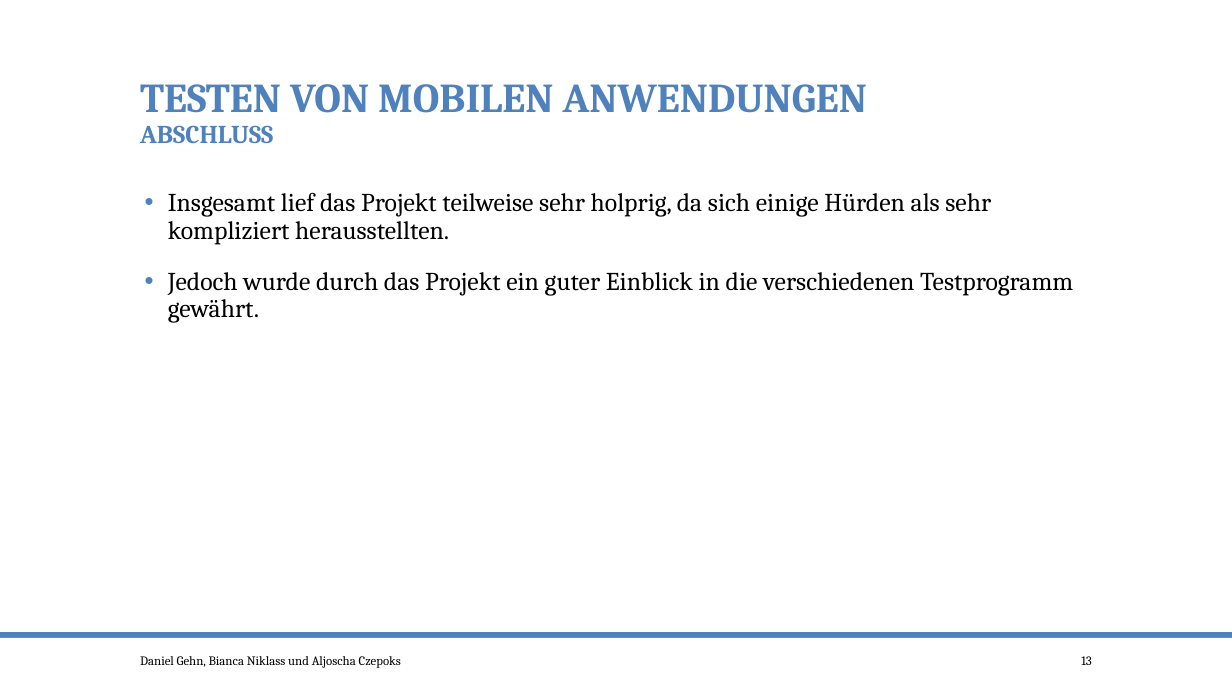
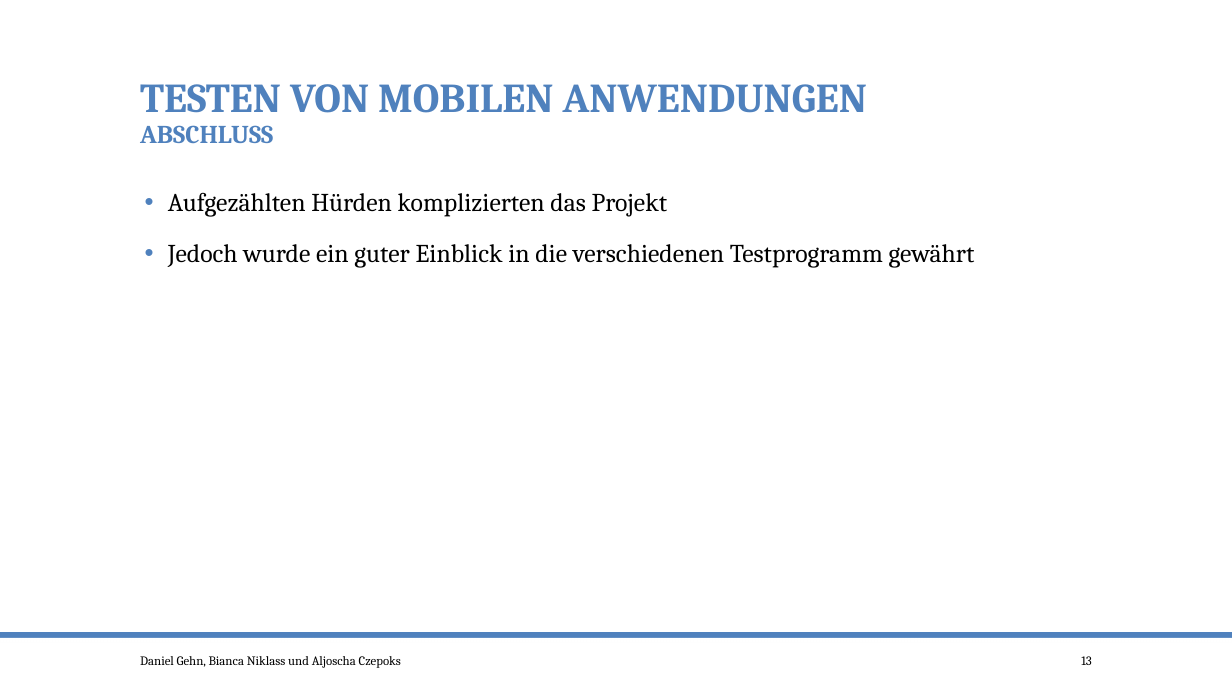
Before and after one commit to po-test-ws-2015/test-cycle, a slide deck: slide 13 of TestenMileStone3.pptx. Drawn at 1232x693 pixels with LibreOffice and Linux fonts; fonts in the diff are those of the drawing. Boxes give left, top, right and bottom in pixels: in the first picture for what was removed or moved away, otherwise in the second. Text is boxed around its words. In the diff, an @@ line names an element or a change of style, - is before the commit and + after.

Commit message:
fertige Präsi. Hürden beim TestEditor steht noch nichts

```diff
--- a/TestenMileStone3.pptx
+++ b/TestenMileStone3.pptx
@@ text at [168, 192, 975, 267]: text changed @@
-• Insgesamt lief das Projekt teilweise sehr holprig, da sich einige Hürden als sehr kompliziert herausstellten.
-• Jedoch wurde durch das Projekt ein guter Einblick in die verschiedenen Testprogramm gewährt.
+• Aufgezählten Hürden komplizierten das Projekt
+• Jedoch wurde ein guter Einblick in die verschiedenen Testprogramm gewährt
```
Also in this commit, not shown: 3 other slides changed.
